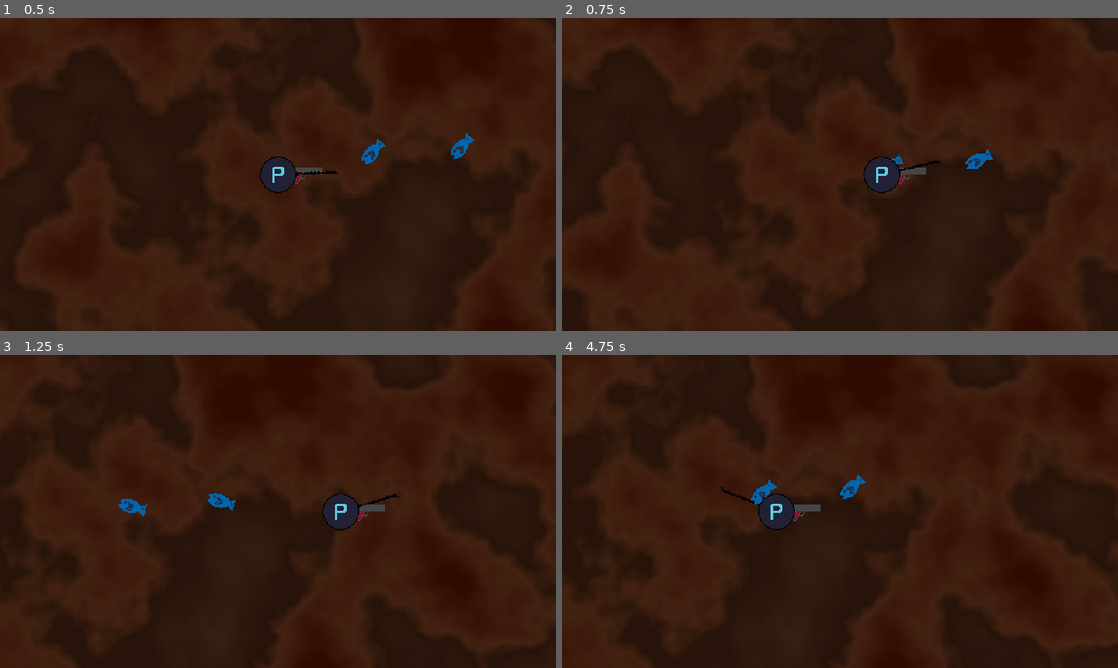
Above: before the commit, frames 1-4 (two rows, left to right).
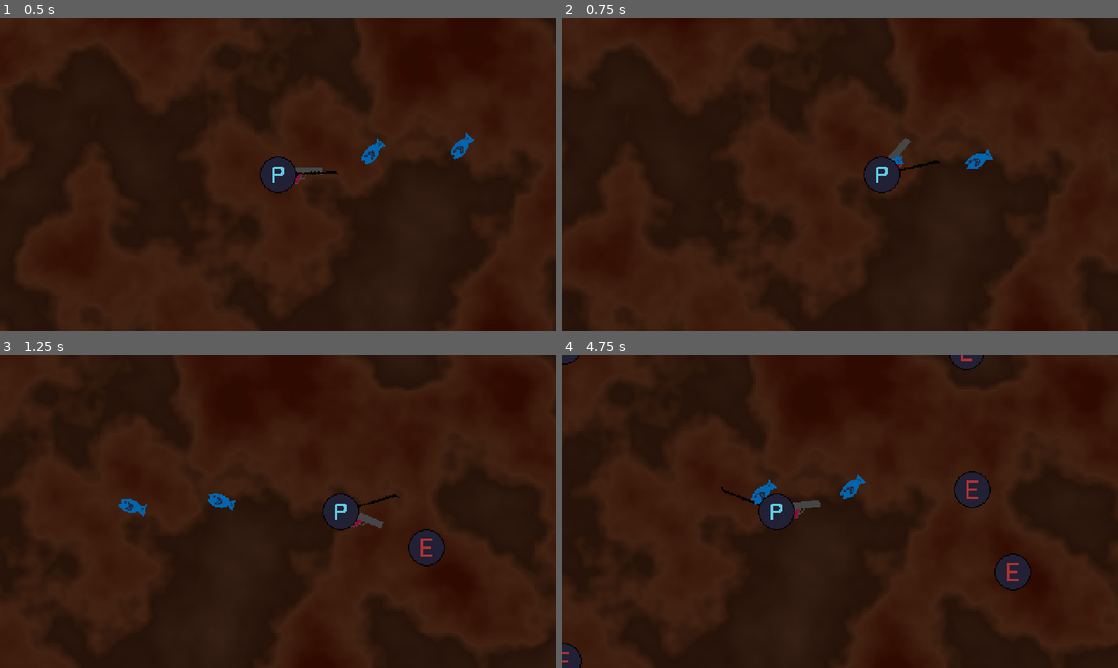
Above: after the commit, the same moments.

Repository: BaldurThor/CGDD
Game: Godot game, scene res://scenes/main.tscn
Two runs of this game, one before a commit and one after it. Both use one fixed random seed, a clock stepped at 60 frames per second and the inputs below.
Inputs (mouse positions are in pixels of both pictures, inside the frame that each line leads up to):
- Up to frame 1 (0.5 s): no input
- Up to frame 2 (0.75 s): tap Enter at 0.5 s; move the mouse to (962, 158) at 0.52 s; hold D (move_right) from 0.53 s (still down); click (962, 158) at 0.67 s
- Up to frame 3 (1.25 s): keep holding D (move_right)
- Up to frame 4 (4.75 s): move the mouse to (728, 527) at 1.27 s; release D (move_right) at 1.28 s; hold S (move_down) 1.28-2.03 s; click (728, 527) at 1.42 s; move the mouse to (895, 442) at 2.02 s; hold D (move_right) 2.03-2.78 s; click (895, 442) at 2.17 s; move the mouse to (812, 574) at 2.77 s; hold W (move_up) 2.78-3.53 s; click (812, 574) at 2.92 s; move the mouse to (1006, 558) at 3.52 s; hold A (move_left) from 3.53 s (still down); click (1006, 558) at 3.67 s; move the mouse to (673, 464) at 4.27 s; click (673, 464) at 4.42 s

Frame 1 is identical in both runs. In frame 2, 0.2% of the frame differs, in the area x 58-66%, y 38-54%; in frame 3, 0.8%; in frame 4, 1.9%, in the area x 0-85%, y 0-100%.

Commit message:
commit current working on

Diff:
--- a/scenes/main.tscn
+++ b/scenes/main.tscn
@@ -19,7 +19,6 @@
 [node name="Enemies" type="Node" parent="."]
 script = ExtResource("7_xjop3")
 enemy_scene = ExtResource("2_wwxhn")
-enabled = false
 enemy_type = ExtResource("3_uj6jn")
 
 [node name="Fish_spawer" type="Node" parent="."]
--- a/scenes/player.tscn
+++ b/scenes/player.tscn
@@ -7,6 +7,7 @@
 [ext_resource type="Texture2D" uid="uid://2kw1cwck5jkk" path="res://assets/gun_placeholder.png" id="5_fle56"]
 [ext_resource type="Script" path="res://scripts/rod_swivel.gd" id="6_swhb5"]
 [ext_resource type="Texture2D" uid="uid://cfyf3iuyo4vwe" path="res://assets/rod_placeholder.png" id="7_l7pv7"]
+[ext_resource type="Texture2D" uid="uid://c83n6xs666osf" path="res://assets/hook.png" id="8_a574o"]
 
 [sub_resource type="ShaderMaterial" id="ShaderMaterial_upf5s"]
 shader = ExtResource("2_k5ka0")
@@ -81,3 +82,10 @@
 [node name="Sprite2D" type="Sprite2D" parent="RodSwivel/Rod"]
 rotation = 0.785398
 texture = ExtResource("7_l7pv7")
+
+[node name="hook" type="Node2D" parent="RodSwivel"]
+
+[node name="Sprite2D" type="Sprite2D" parent="RodSwivel/hook"]
+visible = false
+scale = Vector2(0.05, 0.05)
+texture = ExtResource("8_a574o")
--- a/scripts/fish_spawer.gd
+++ b/scripts/fish_spawer.gd
@@ -1,5 +1,5 @@
 extends Node
-class_name fishSpawner
+class_name FishSpawner
 
 var player : Player
 
--- a/scripts/player.gd
+++ b/scripts/player.gd
@@ -13,7 +13,7 @@
 @export var armor : int = 1 # logarithmic scale
 @export_range(0,0.75,0.01) var dodge_chance : float = 0.0 # linear
 @export_range(0,3,0.01) var crit_chance : float = 0.0 # linear
-@export_range(0,2,1,"or_greater") var extra_projectiles = 0 # linear addative
+@export_range(0,2,1,"or_greater") var extra_projectiles : int = 0 # linear addative
 @export var attack_speed : int = 1
 
 
--- a/scripts/rod_swivel.gd
+++ b/scripts/rod_swivel.gd
@@ -1,5 +1,14 @@
 extends Node2D
+
+@export_category("Hook power")
+@export var min_power : int = 5
+@export var max_power : int = 50
 
 # Called every frame. 'delta' is the elapsed time since the previous frame.
 func _process(_delta: float) -> void:
 	look_at(get_global_mouse_position())
+
+
+func _input(event: InputEvent) -> void:
+	if event is InputEventMouseButton:
+		print("click")
Not shown, added: assets/hook.png.import
Not shown: 1 places in scenes/player.tscn that only renumber resources
